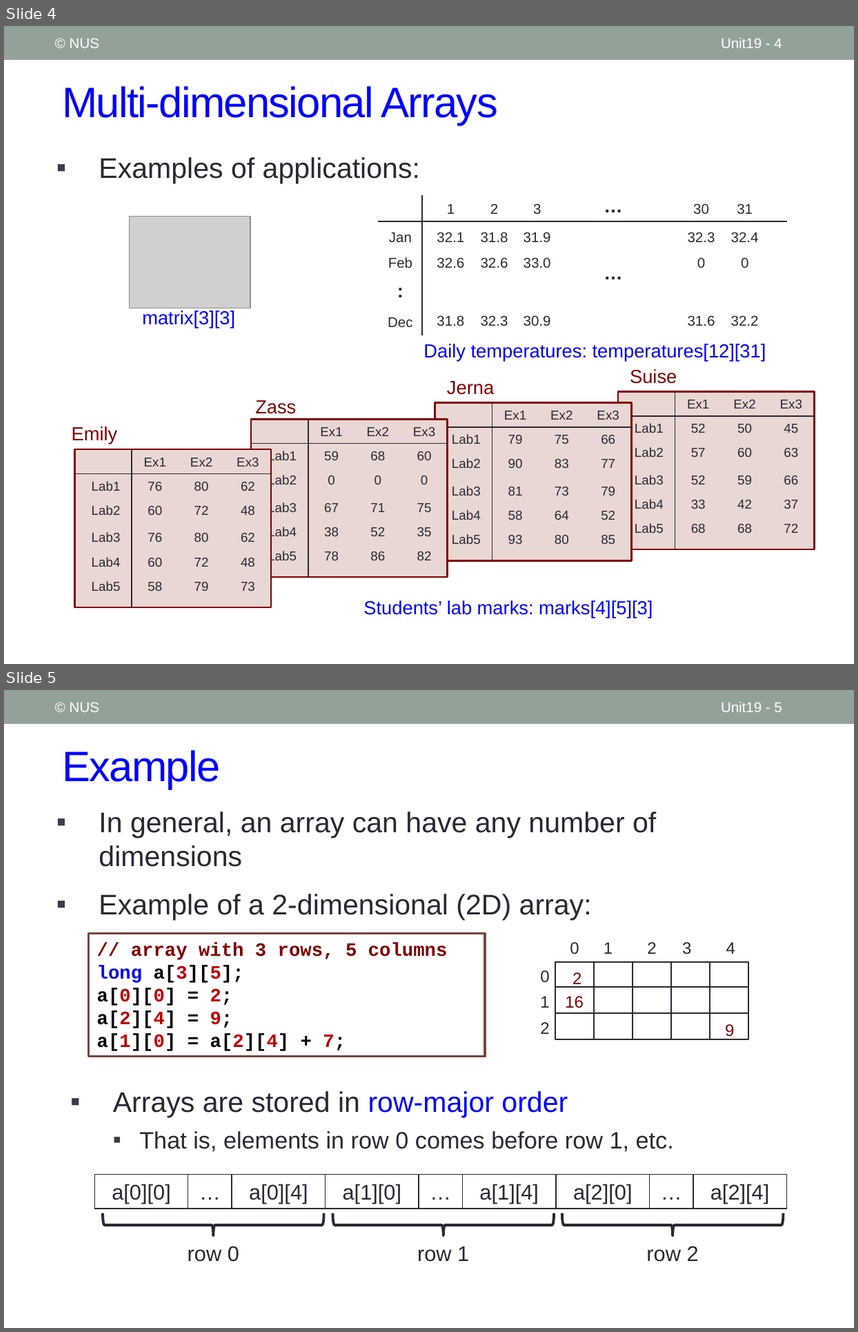
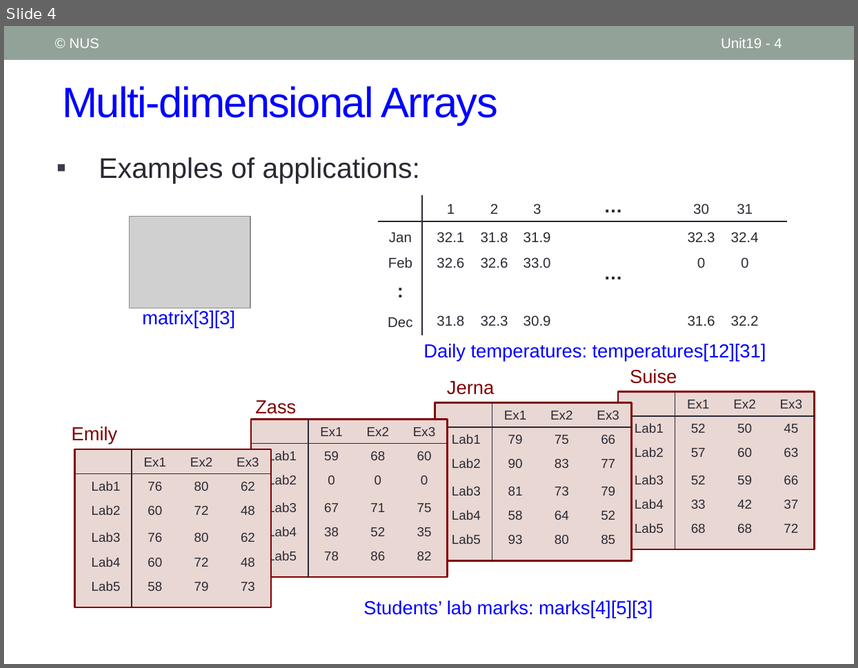
Before and after one commit to nus-cs1010-2021-s2/website, a slide deck: slides/Unit19_Multi-Dimensional Arrays.pptx. Shown one above the other, each under a label of ours: slides 4 and 5 before the commit, slide 4 after it. The pictures are 858x1332 and 858x668 pixels, drawn with LibreOffice and Linux fonts; fonts in the diff are those of the drawing; grey boxes stand for pictures. Boxes give left, top, right and bottom in pixels: in the first picture for what was removed or moved away, otherwise in the second. Text is boxed around its words. In the diff, an @@ line names an element or a change of style, - is before the commit and + after.

```diff
--- a/slides/Unit19_Multi-Dimensional Arrays.pptx
+++ b/slides/Unit19_Multi-Dimensional Arrays.pptx
@@ slide 5 removed at <box>4,690,854,1328</box>, background #FFFFFF; not listed: 1 template element that a slide beside it also shows @@
@@ text removed at <box>70,702,99,712</box> @@
-© NUS
@@ page number removed at <box>721,702,782,712</box> @@
-Unit19 - 5
@@ title removed at <box>62,750,220,789</box> @@
-Example
@@ text removed at <box>99,811,656,920</box> @@
-▪ In general, an array can have any number of dimensions
-▪ Example of a 2-dimensional (2D) array:
@@ rectangle removed at <box>88,933,484,1056</box> @@
-// array with 3 rows, 5 columns
-long a[3][5];
-a[0][0] = 2;
-a[2][4] = 9;
-a[1][0] = a[2][4] + 7;
@@ text removed at <box>573,972,582,987</box> @@
-2
@@ text removed at <box>565,996,584,1008</box> @@
-16
@@ group removed at <box>540,942,748,1039</box>: 15 rectangles, 8 texts @@
-0
-1
-2
-3
-4
-0
-1
-2
@@ text removed at <box>725,1024,734,1040</box> @@
-9
@@ text removed at <box>113,1091,674,1152</box> @@
-▪ Arrays are stored in row-major order
-  ▪ That is, elements in row 0 comes before row 1, etc.
@@ group removed at <box>95,1174,787,1261</box>: 9 rectangles, 3 texts, 3 right braces @@
-a[0][0]
-…
-a[0][4]
-a[1][0]
-…
-a[1][4]
-a[2][0]
-…
-a[2][4]
-row 0
-row 1
-row 2
```
Also in this commit, not shown: 5 slides changed, 4 other files.
